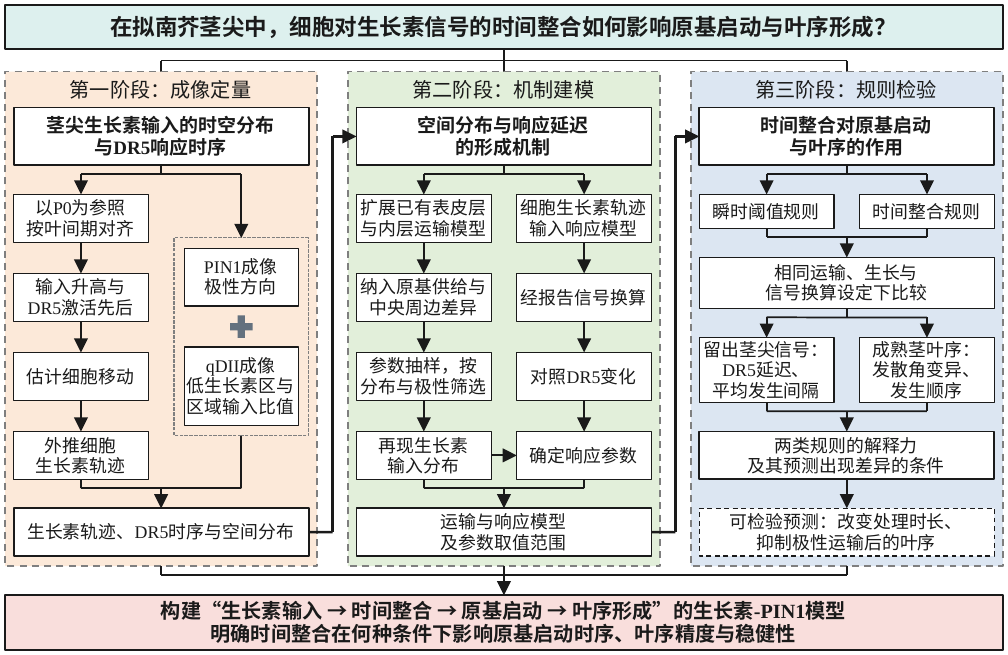
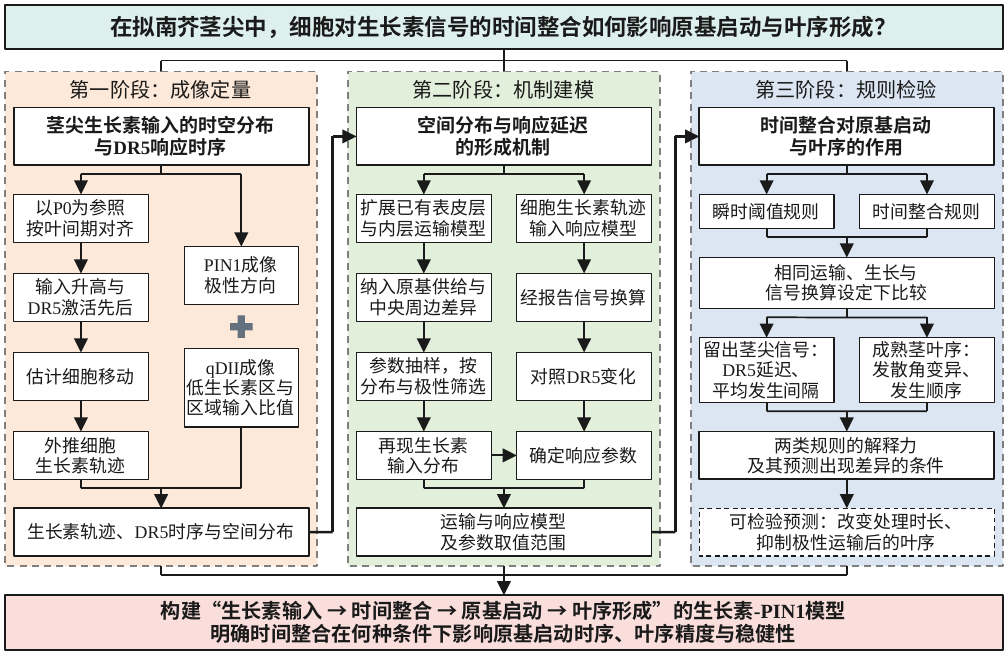
Before and after one commit to Aria0516/model, a slide deck: slide 1 of figures/prior_work/ppt/fig2-1_roadmap.pptx. Drawn at 1008x655 pixels with LibreOffice and Linux fonts; fonts in the diff are those of the drawing. Boxes give left, top, right and bottom in pixels: in the first picture for what was removed or moved away, otherwise in the second. Text is boxed around its words. In the diff, an @@ line names an element or a change of style, - is before the commit and + after.

```diff
--- a/figures/prior_work/ppt/fig2-1_roadmap.pptx
+++ b/figures/prior_work/ppt/fig2-1_roadmap.pptx
@@ arrow moved from (240, 174) - (240, 239) to (240, 174) - (240, 247) @@
@@ rectangle removed at [174, 239, 309, 437] @@
@@ line moved from (240, 437) - (240, 488) to (240, 426) - (240, 488) @@
```
Also in this commit, not shown: 2 other files.
